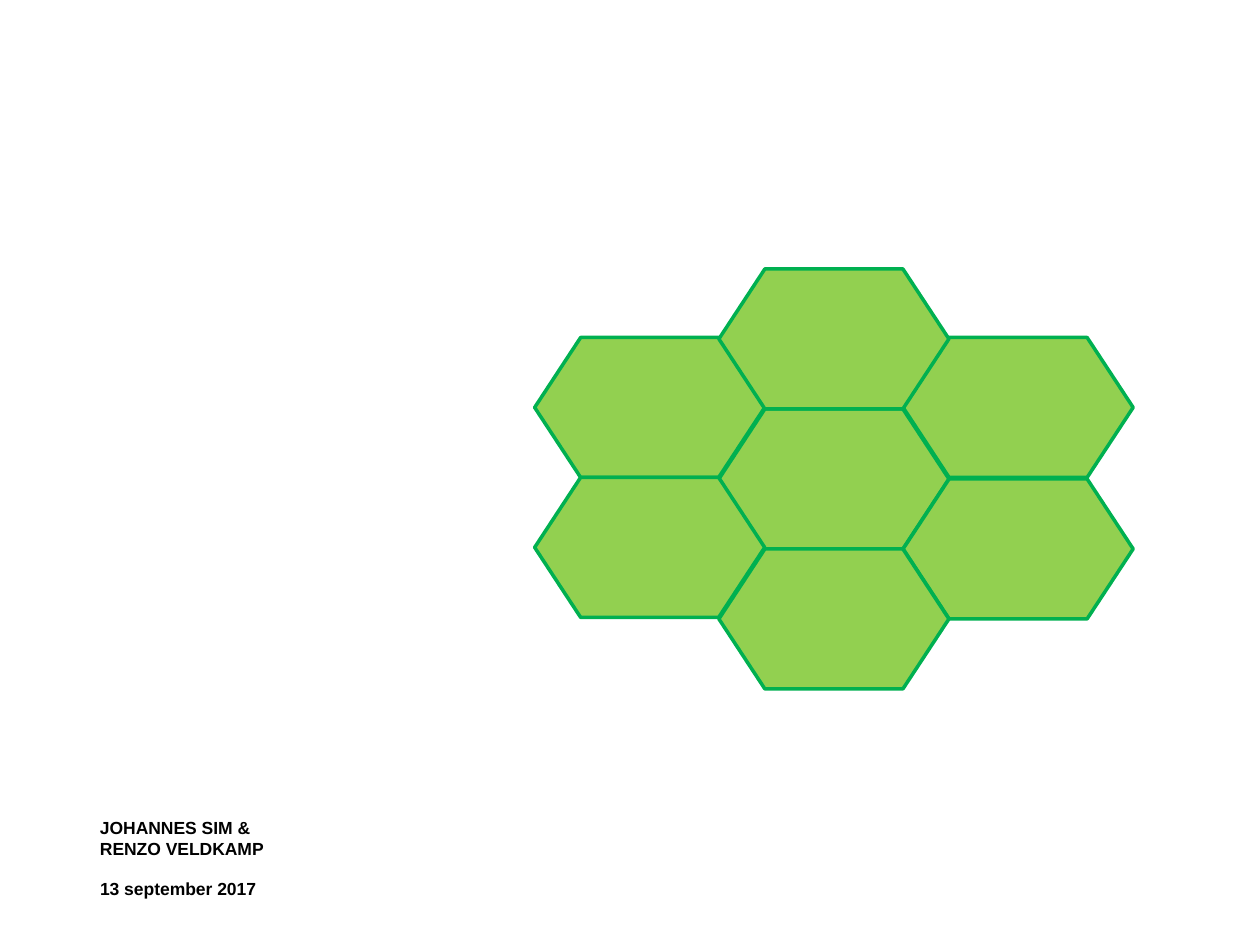
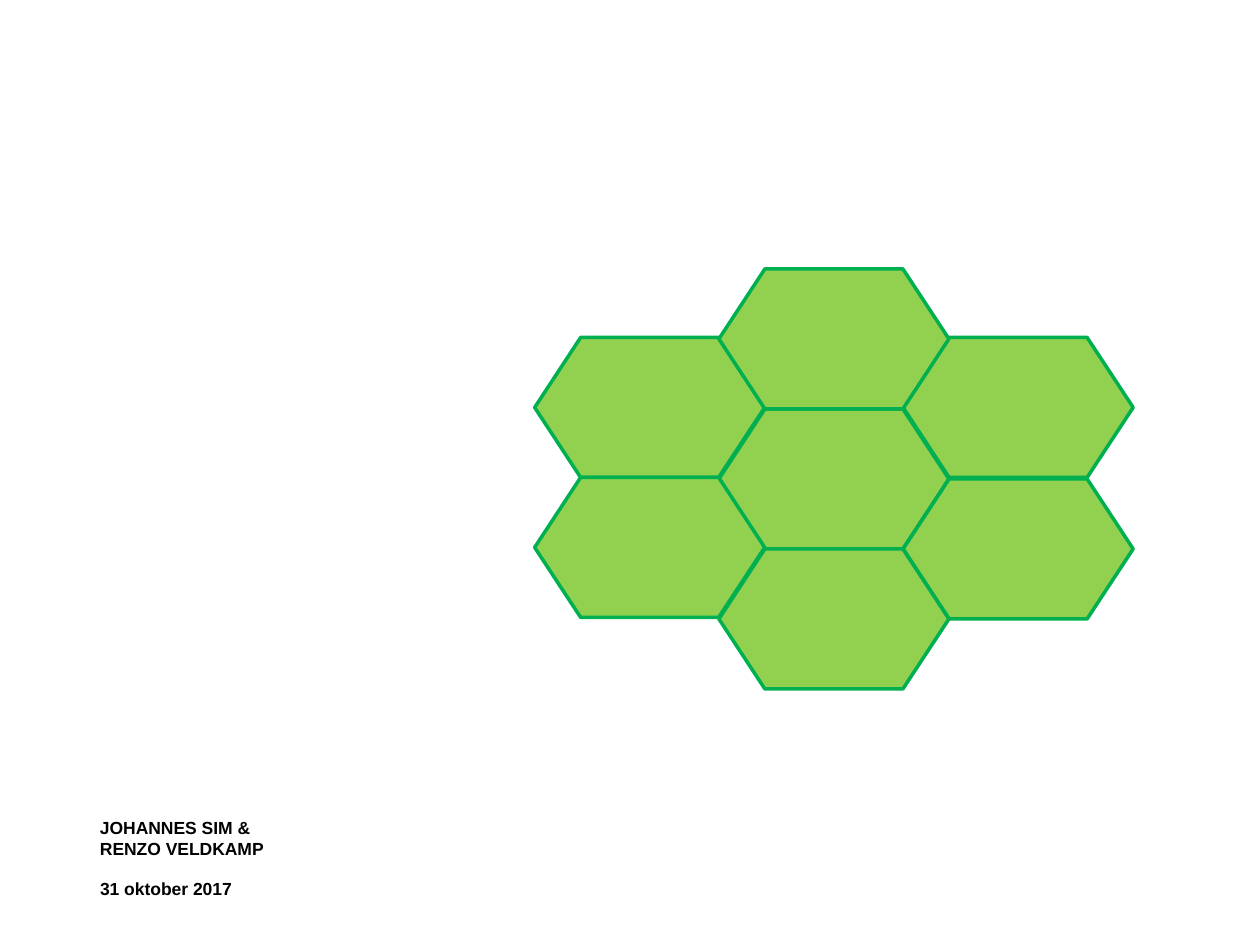
Before and after one commit to RenzoVeldkamp/MicroContainer, a slide deck: slide 1 of Presentatie/Microservices 101.pptx. Drawn at 1260x945 pixels with LibreOffice and Linux fonts; fonts in the diff are those of the drawing; background and template pictures are left out. Boxes give left, top, right and bottom in pixels: in the first picture for what was removed or moved away, otherwise in the second. Text is boxed around its words. In the diff, an @@ line names an element or a change of style, - is before the commit and + after.

```diff
--- a/Presentatie/Microservices 101.pptx
+++ b/Presentatie/Microservices 101.pptx
@@ text at bbox=[100, 882, 232, 895]: text changed @@
-13 september 2017
+31 oktober 2017
```
Also in this commit, not shown: 6 other slides changed, 2 other files.
